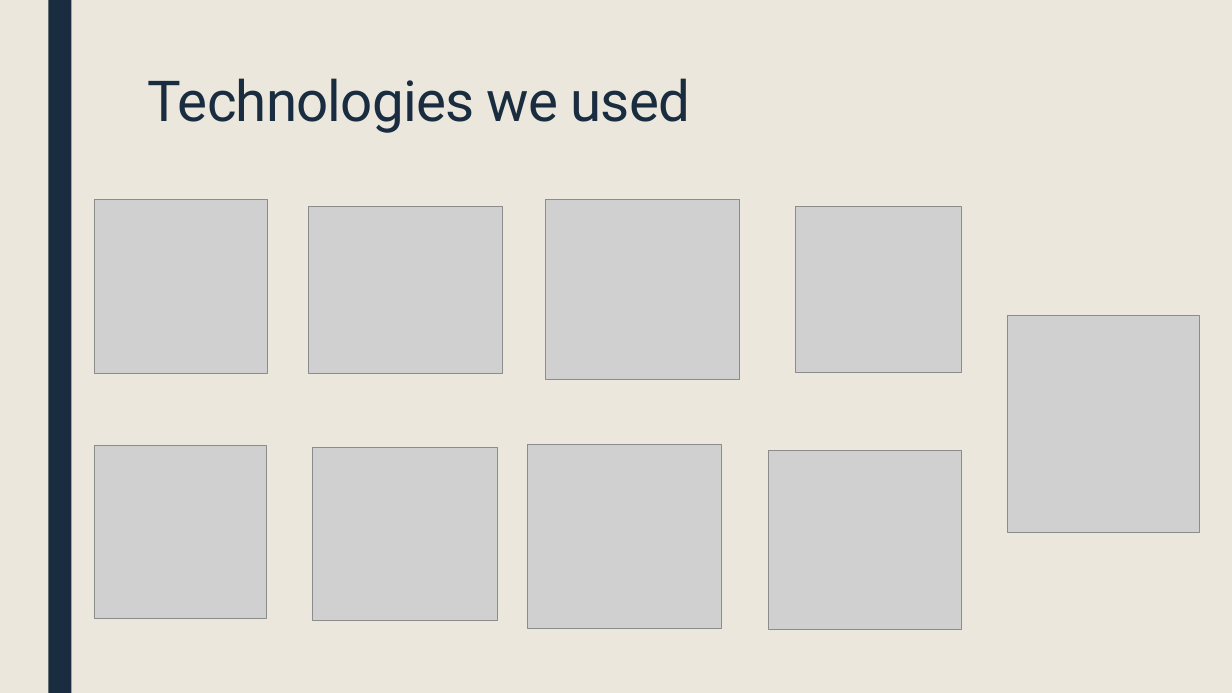
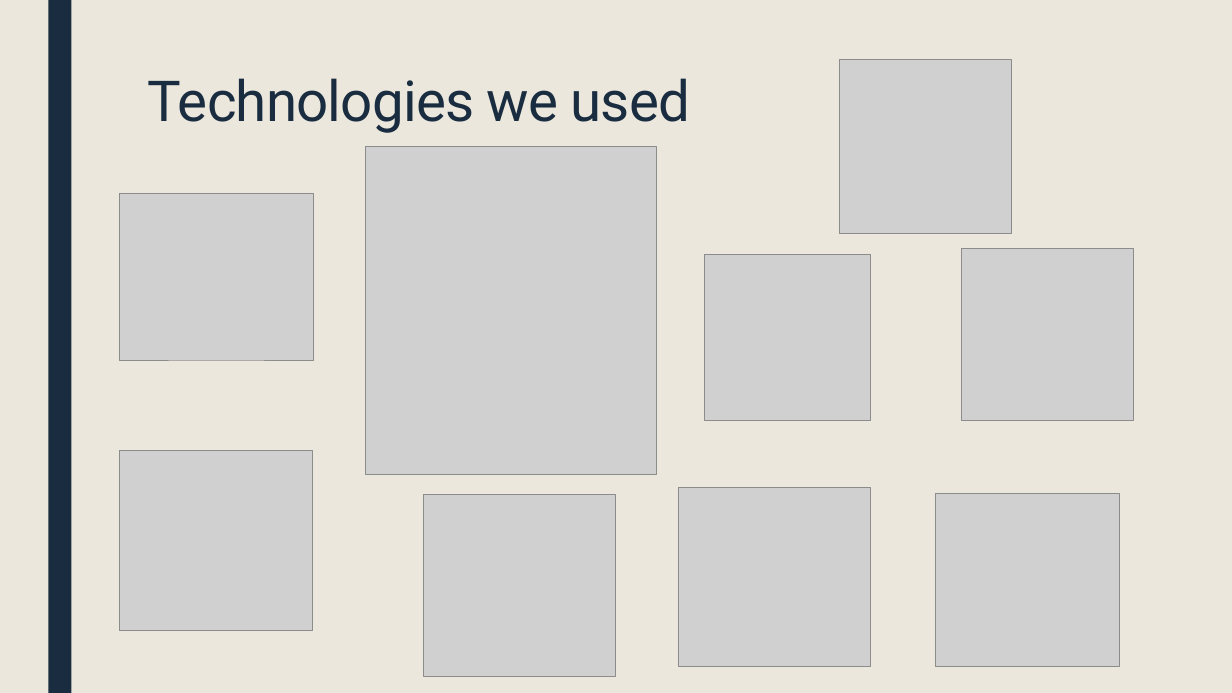
Before and after one commit to GNMilev19/maze-game, a slide deck: slide 4 of Documents/Presentation.pptx. Drawn at 1232x693 pixels with LibreOffice and Linux fonts; fonts in the diff are those of the drawing; grey boxes stand for pictures. Boxes give left, top, right and bottom in pixels: in the first picture for what was removed or moved away, otherwise in the second. Text is boxed around its words. In the diff, an @@ line names an element or a change of style, - is before the commit and + after.

```diff
--- a/Documents/Presentation.pptx
+++ b/Documents/Presentation.pptx
@@ picture moved from (x1=95, y1=200, x2=268, y2=373) to (x1=839, y1=60, x2=1012, y2=234) @@
@@ picture resized from (x1=1007, y1=316, x2=1200, y2=532) to (x1=365, y1=147, x2=656, y2=474) @@
@@ picture moved from (x1=308, y1=207, x2=503, y2=373) to (x1=119, y1=194, x2=314, y2=360) @@
@@ picture moved from (x1=795, y1=206, x2=961, y2=372) to (x1=704, y1=254, x2=871, y2=421) @@
@@ picture moved from (x1=94, y1=446, x2=267, y2=619) to (x1=962, y1=249, x2=1135, y2=421) @@
@@ picture moved from (x1=545, y1=200, x2=739, y2=380) to (x1=119, y1=451, x2=313, y2=631) @@
@@ picture moved from (x1=528, y1=445, x2=722, y2=628) to (x1=423, y1=494, x2=616, y2=677) @@
@@ picture moved from (x1=769, y1=451, x2=961, y2=630) to (x1=678, y1=487, x2=871, y2=666) @@
@@ picture moved from (x1=313, y1=448, x2=498, y2=621) to (x1=935, y1=494, x2=1120, y2=667) @@
```
Also in this commit, not shown: 1 other slide changed, 1 slide removed, 4 other files.
